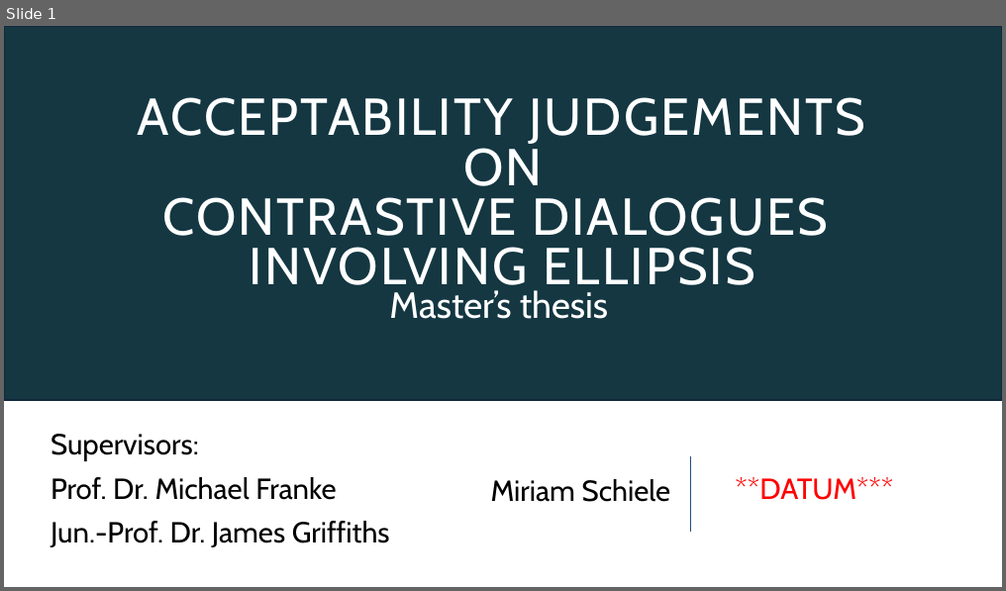
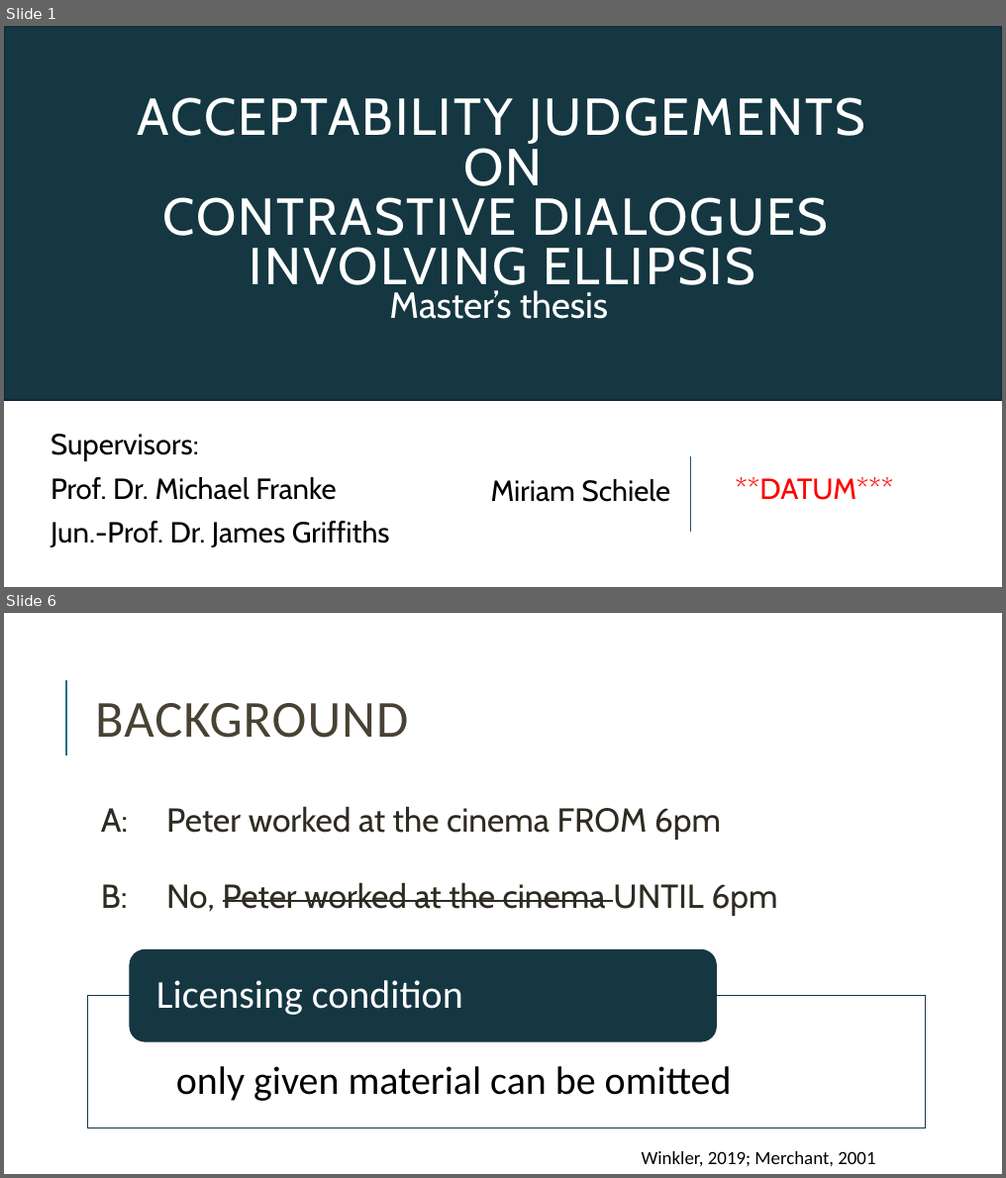
Before and after one commit to miriamschiele/MA, a slide deck: presentation/Miriam Schiele, MA presentation.pptx. Shown one above the other, each under a label of ours: slide 1 before the commit, slides 1 and 6 after it; the slides between them are not shown. The pictures are 1006x591 and 1006x1178 pixels, drawn with LibreOffice and Linux fonts; fonts in the diff are those of the drawing. Boxes give left, top, right and bottom in pixels: in the first picture for what was removed or moved away, otherwise in the second. Text is boxed around its words. In the diff, an @@ line names an element or a change of style, - is before the commit and + after.

```diff
--- a/presentation/Miriam Schiele, MA presentation.pptx
+++ b/presentation/Miriam Schiele, MA presentation.pptx
@@ slide 6 added at bbox=[4, 613, 1002, 1174], background #FFFFFF @@
@@ line added from (66, 756) to (66, 680), #286E84 1.5 pt @@
@@ title added at bbox=[95, 703, 408, 738], 50 pt, text #474233 @@
+BACKGROUND
@@ text added at bbox=[101, 806, 777, 916], 32 pt, text #2E2B21 @@
+  A: Peter worked at the cinema FROM 6pm
+  B: No, Peter worked at the cinema UNTIL 6pm
@@ group added at bbox=[88, 950, 926, 1129]: 2 texts, 1 rectangle, 1 rounded rectangle @@
+  • only given material can be omitted
+Licensing condition
@@ text added at bbox=[642, 1152, 875, 1167], 18 pt, text #000000 @@
+Winkler, 2019; Merchant, 2001
```
Also in this commit, not shown: 7 slides changed, 12 other slides added, 1 slide removed, 8 other files.
